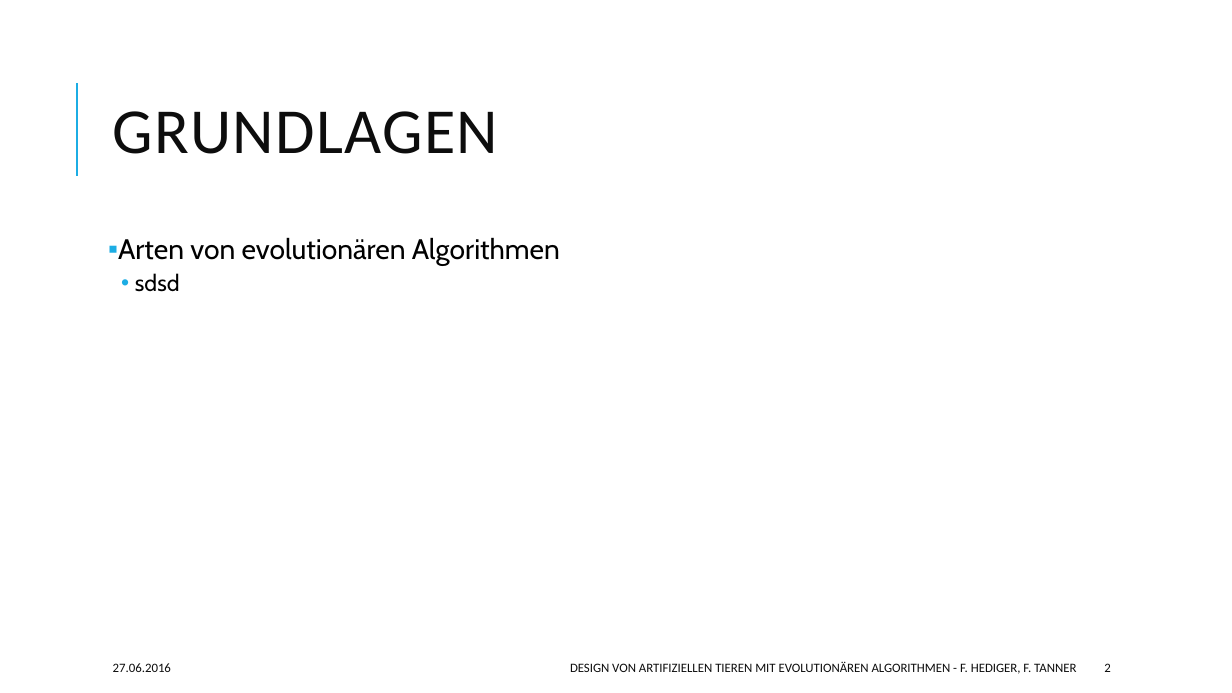
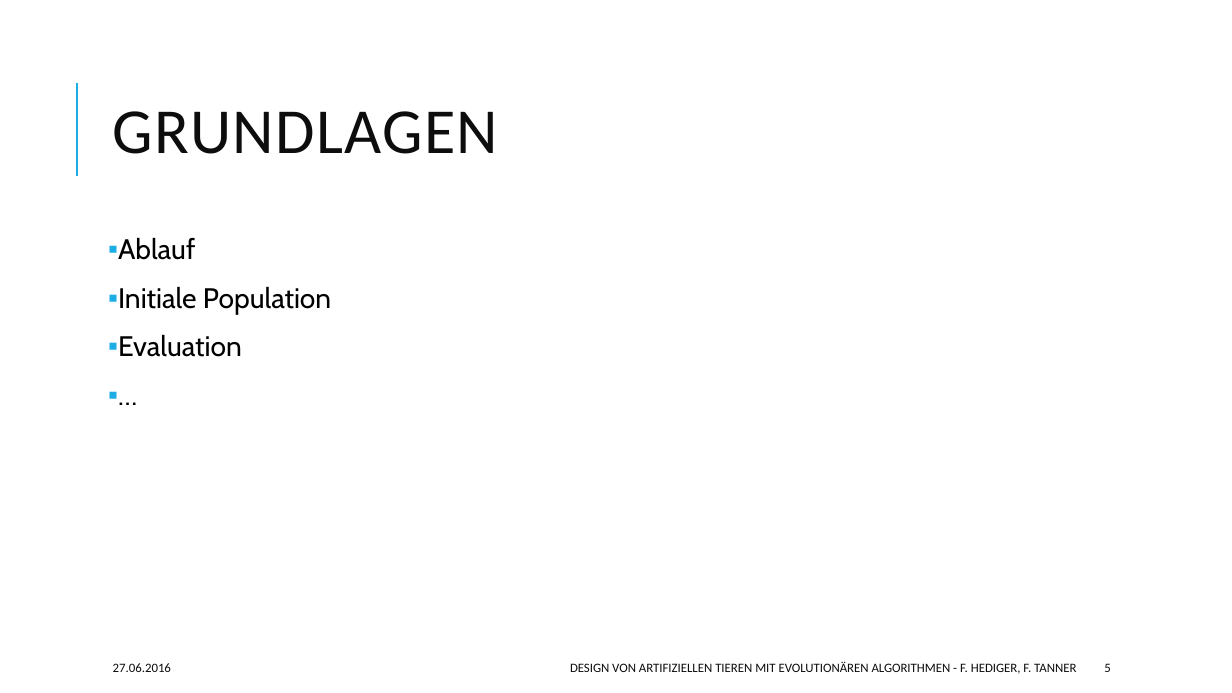
Before and after one commit to hedigerf/evolut, a slide deck: slide 5 of evolutdoc/presentation.pptx (slide 2 before the commit). Drawn at 1232x693 pixels with LibreOffice and Linux fonts; fonts in the diff are those of the drawing. Boxes give left, top, right and bottom in pixels: in the first picture for what was removed or moved away, otherwise in the second. Text is boxed around its words. In the diff, an @@ line names an element or a change of style, - is before the commit and + after.

```diff
--- a/evolutdoc/presentation.pptx
+++ b/evolutdoc/presentation.pptx
@@ text at [118, 237, 331, 357]: text changed @@
-▪ Arten von evolutionären Algorithmen
-  • sdsd
+▪ Ablauf
+▪ Initiale Population
+▪ Evaluation
+▪ …
@@ page number at [1104, 663, 1110, 672]: text changed @@
-2
+5
```
Also in this commit, not shown: 5 other slides changed, 10 slides added.
